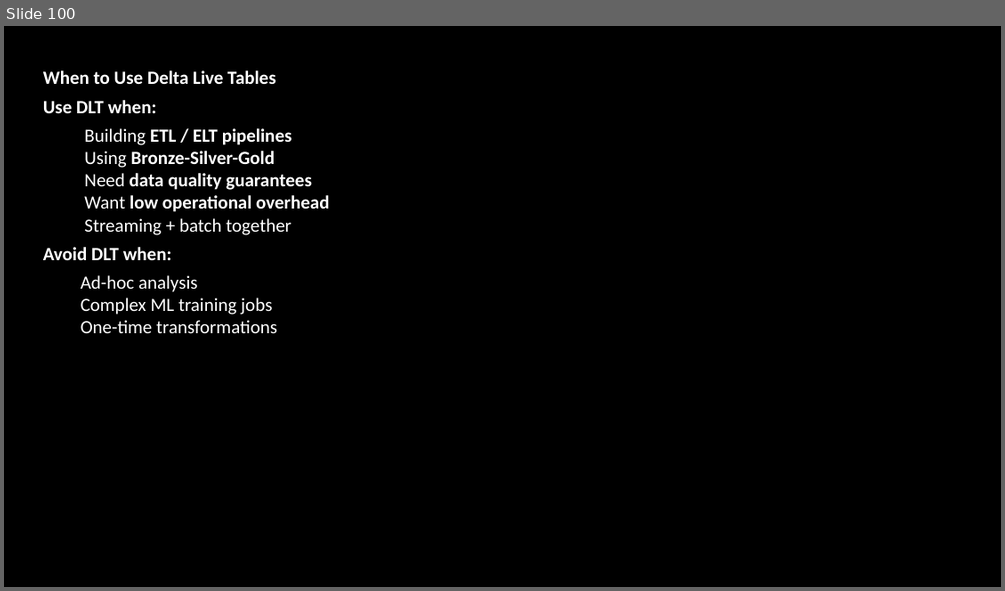
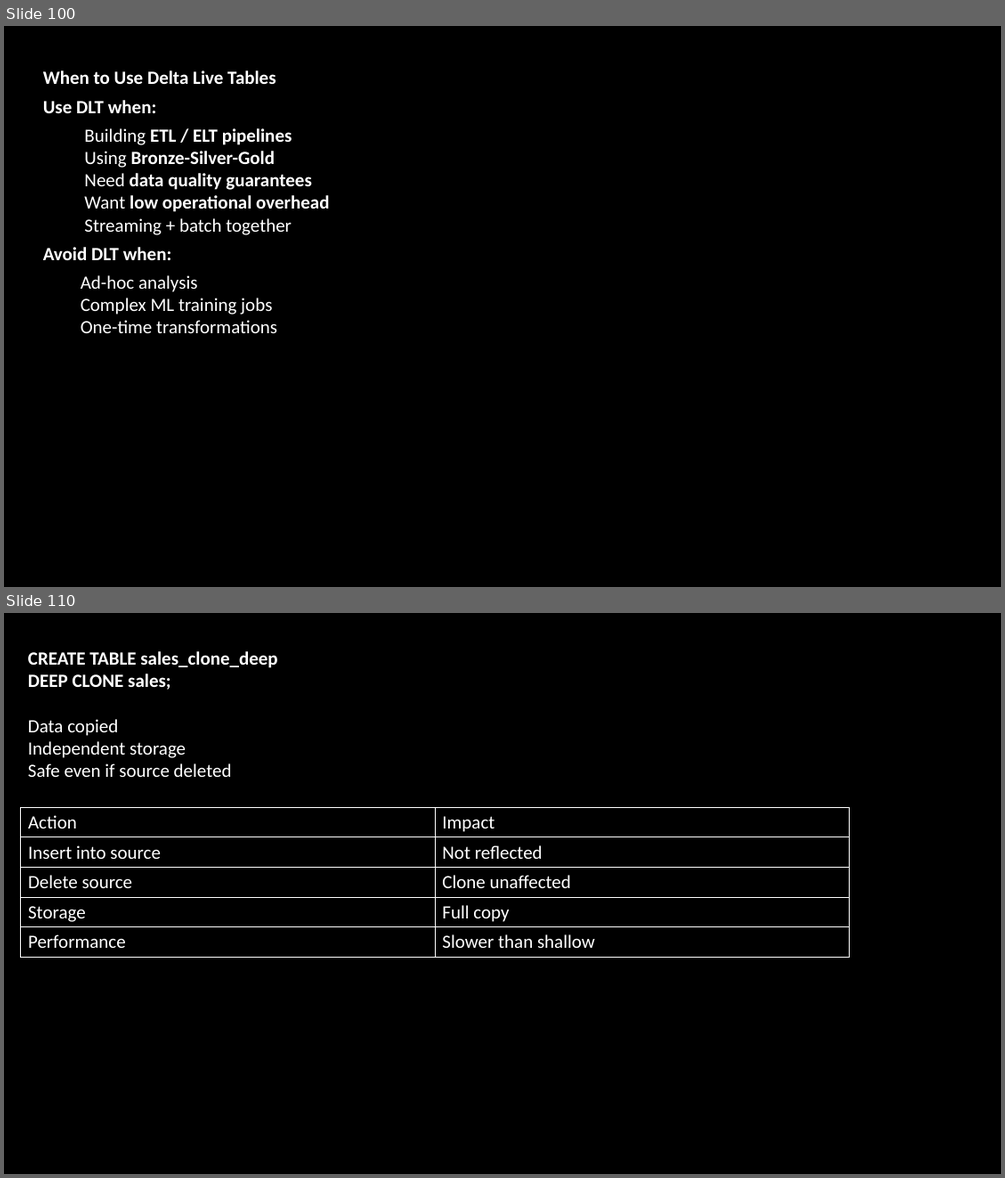
Before and after one commit to babjeereddy/revature_databrics, a slide deck: databrics/Databrics.pptx. Shown one above the other, each under a label of ours: slide 100 before the commit, slides 100 and 110 after it; the slides between them are not shown. The pictures are 1005x591 and 1005x1178 pixels, drawn with LibreOffice and Linux fonts; fonts in the diff are those of the drawing; background and template pictures are left out. Boxes give left, top, right and bottom in pixels: in the first picture for what was removed or moved away, otherwise in the second. Text is boxed around its words. In the diff, an @@ line names an element or a change of style, - is before the commit and + after.

```diff
--- a/databrics/Databrics.pptx
+++ b/databrics/Databrics.pptx
@@ slide 110 added at box(4, 613, 1001, 1174), background picture (left out) @@
@@ text added at box(28, 651, 277, 777), 18 pt, text #FFFFFF @@
+CREATE TABLE sales_clone_deep
+DEEP CLONE sales;
+Data copied
+Independent storage
+Safe even if source deleted
@@ table added at box(20, 807, 849, 957), 5 rows, 2 columns @@
+Action | Impact
+Insert into source | Not reflected
+Delete source | Clone unaffected
+Storage | Full copy
+Performance | Slower than shallow
```
Also in this commit, not shown: 2 slides changed, 36 other slides added.
